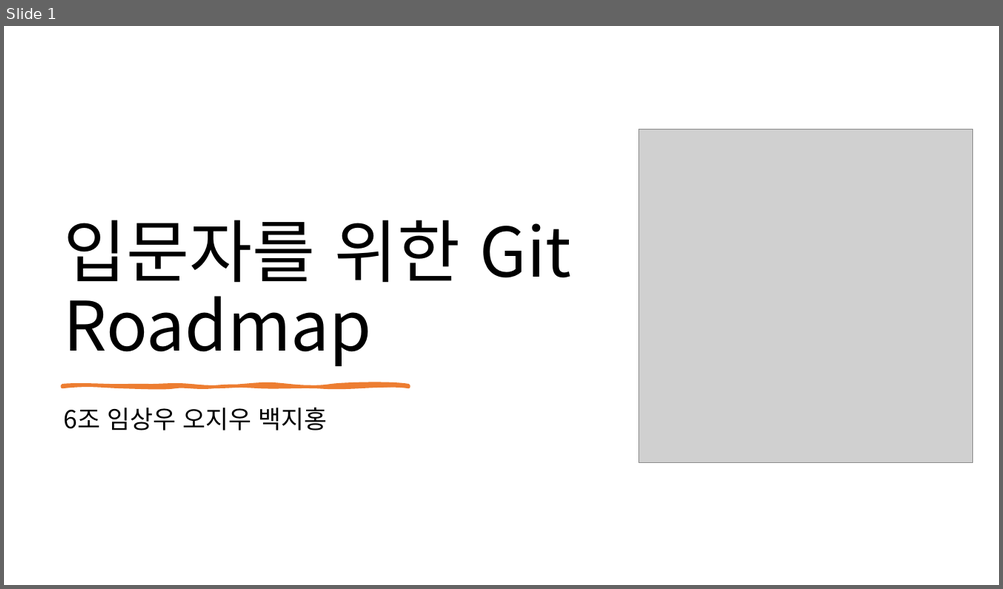
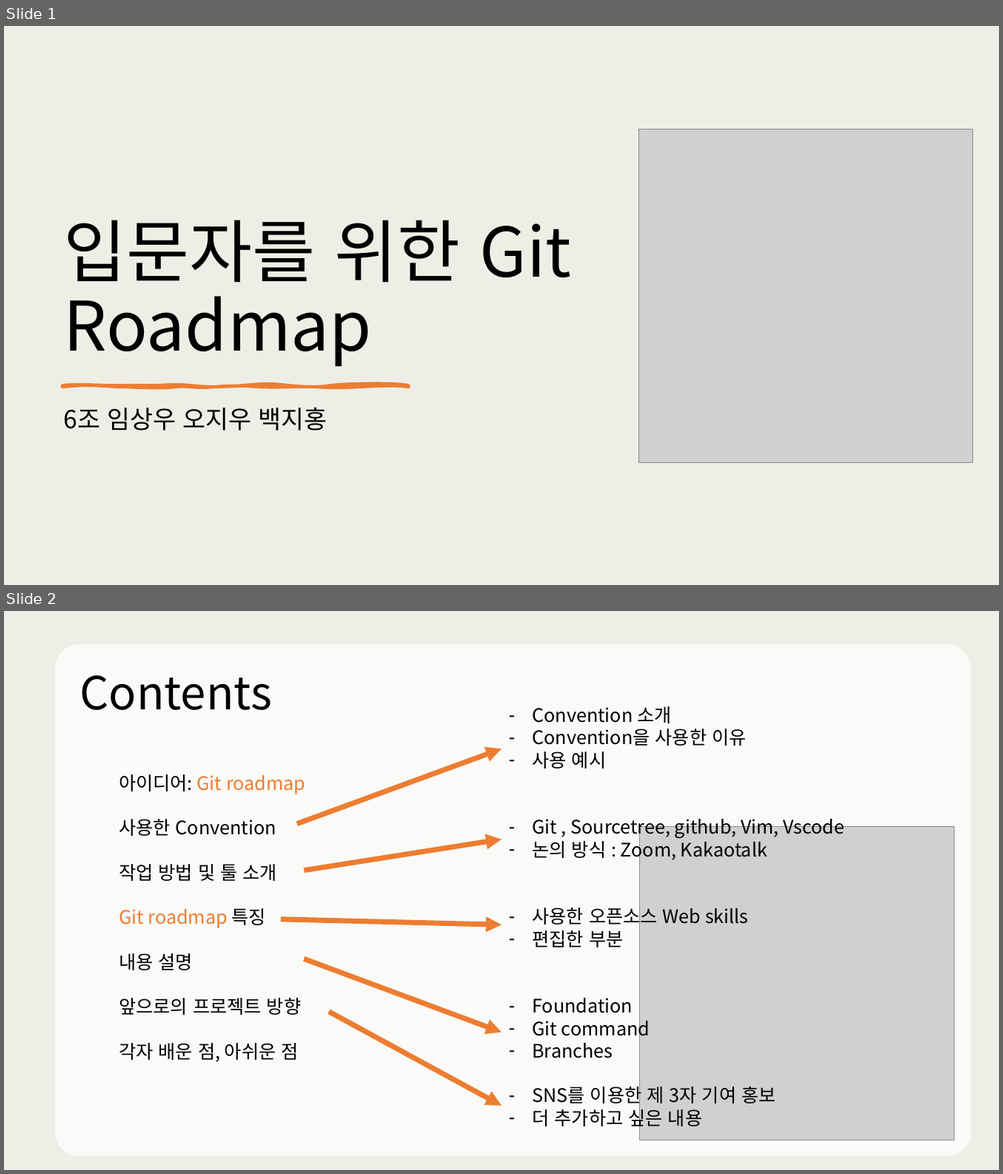
Before and after one commit to KIMGEEK/Presentation, a slide deck: gitroadmap.pptx. Shown one above the other, each under a label of ours: slide 1 before the commit, slides 1 and 2 after it. The pictures are 1003x589 and 1003x1174 pixels, drawn with LibreOffice and Linux fonts; fonts in the diff are those of the drawing; grey boxes stand for pictures. Boxes give left, top, right and bottom in pixels: in the first picture for what was removed or moved away, otherwise in the second. Text is boxed around its words. In the diff, an @@ line names an element or a change of style, - is before the commit and + after.

Commit message:
contents 및 Git roadmap 제작 동기

```diff
--- a/gitroadmap.pptx
+++ b/gitroadmap.pptx
@@ slide 2 added at bbox=[4, 611, 999, 1170], background #EEEEE6 @@
@@ rounded rectangle added at bbox=[55, 644, 970, 1157], fill #FFFFFF at 74% opacity @@
@@ title added at bbox=[79, 675, 272, 710], 44 pt, text #000000 @@
+Contents
@@ text added at bbox=[532, 706, 844, 1130], 18 pt, text #000000 @@
+– Convention 소개
+– Convention을 사용한 이유
+– 사용 예시
+– Git , Sourcetree, github, Vim, Vscode
+– 논의 방식 : Zoom, Kakaotalk
+– 사용한 오픈소스 Web skills
+– 편집한 부분
+– Foundation
+– Git command
+– Branches
+– SNS를 이용한 제 3자 기여 홍보
+– 더 추가하고 싶은 내용
@@ arrow added from (297, 823) to (502, 749), #ED7D31 5 pt @@
@@ text added at bbox=[119, 775, 305, 1062], 18 pt, text #000000 @@
+아이디어: Git roadmap
+사용한 Convention
+작업 방법 및 툴 소개
+Git roadmap 특징
+내용 설명
+앞으로의 프로젝트 방향
+각자 배운 점, 아쉬운 점
@@ picture added at bbox=[640, 826, 954, 1141] @@
@@ arrow added from (304, 871) to (502, 840), #ED7D31 5 pt @@
@@ arrow added from (281, 920) to (502, 925), #ED7D31 5 pt @@
@@ arrow added from (304, 960) to (502, 1033), #ED7D31 5 pt @@
@@ arrow added from (329, 1012) to (502, 1106), #ED7D31 5 pt @@
@@ slide 1 changed as well @@
@@ background #FFFFFF to #EEEEE6 @@
```
Also in this commit, not shown: 3 other slides added, 1 slide removed.
